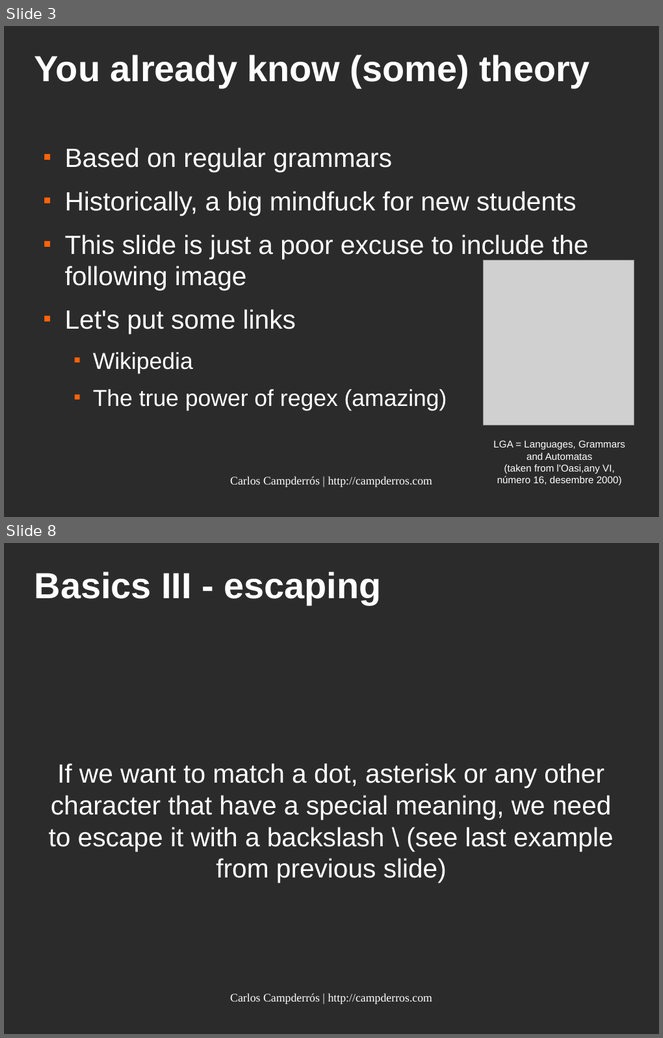
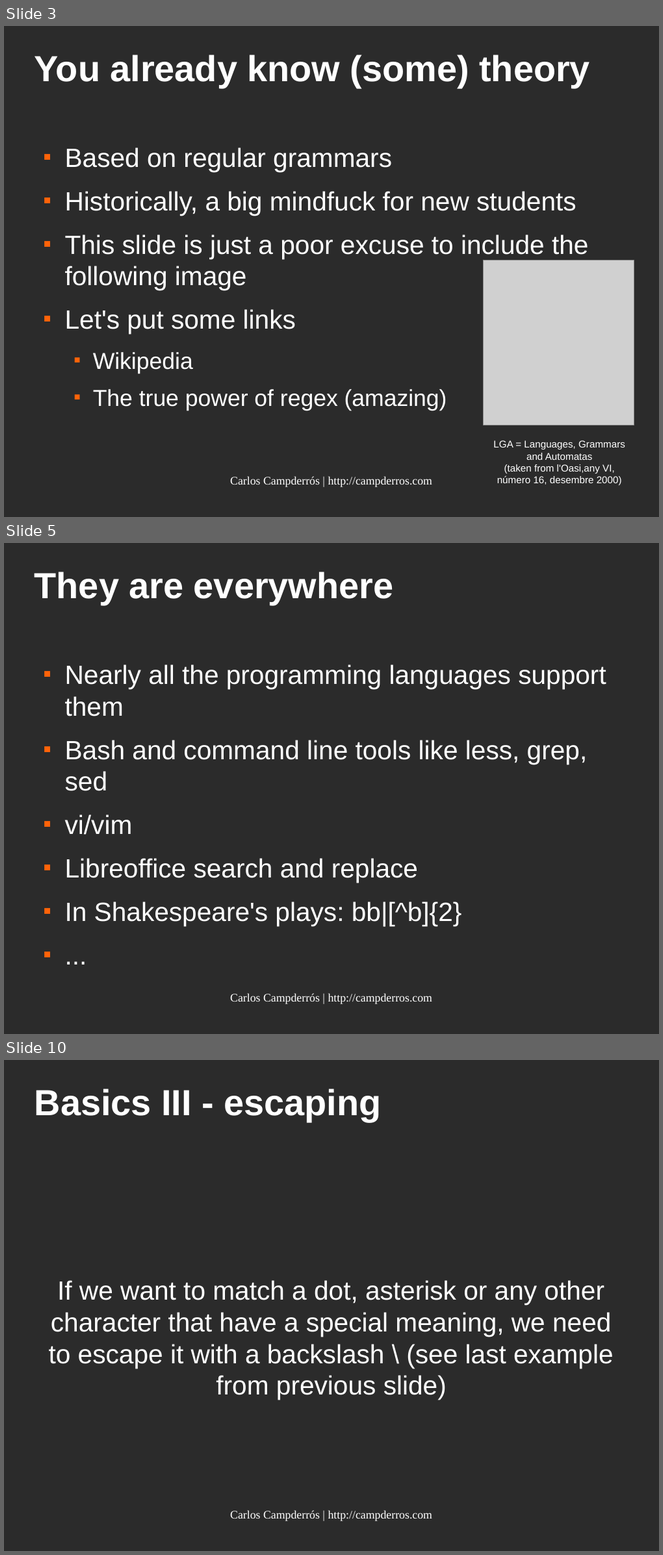
Before and after one commit to kampde/phpRegexTest, a slide deck: regular_expressions.odp. Shown one above the other, each under a label of ours: slides 3 and 8 before the commit, slides 3, 5 and 10 after it; the slides between them are not shown. The pictures are 663x1038 and 663x1555 pixels, drawn with LibreOffice and Linux fonts; fonts in the diff are those of the drawing; grey boxes stand for pictures; background and template pictures are left out; a plain dark background stands for a picture behind light text. Boxes give left, top, right and bottom in pixels: in the first picture for what was removed or moved away, otherwise in the second. Text is boxed around its words. In the diff, an @@ line names an element or a change of style, - is before the commit and + after.

```diff
--- a/regular_expressions.odp
+++ b/regular_expressions.odp
@@ slide 5 added at [4, 543, 659, 1034], background picture (left out) @@
@@ title added at [35, 572, 393, 605], 44 pt, text #FFFFFF, bold @@
+They are everywhere
@@ text added at [65, 665, 606, 926], 32 pt, text #FFFFFF @@
+■ Nearly all the programming languages support them
+■ Bash and command line tools like less, grep, sed
+■ vi/vim
+■ Libreoffice search and replace
+■ In Shakespeare's plays: bb|[^b]{2}
+■ ...
@@ text added at [230, 993, 433, 1005], 14 pt, text #FFFFFF @@
+Carlos Campderrós | http://campderros.com
@@ what was slide 8 is now slide 10 @@
```
Also in this commit, not shown: 3 slides changed, 2 other slides added.
